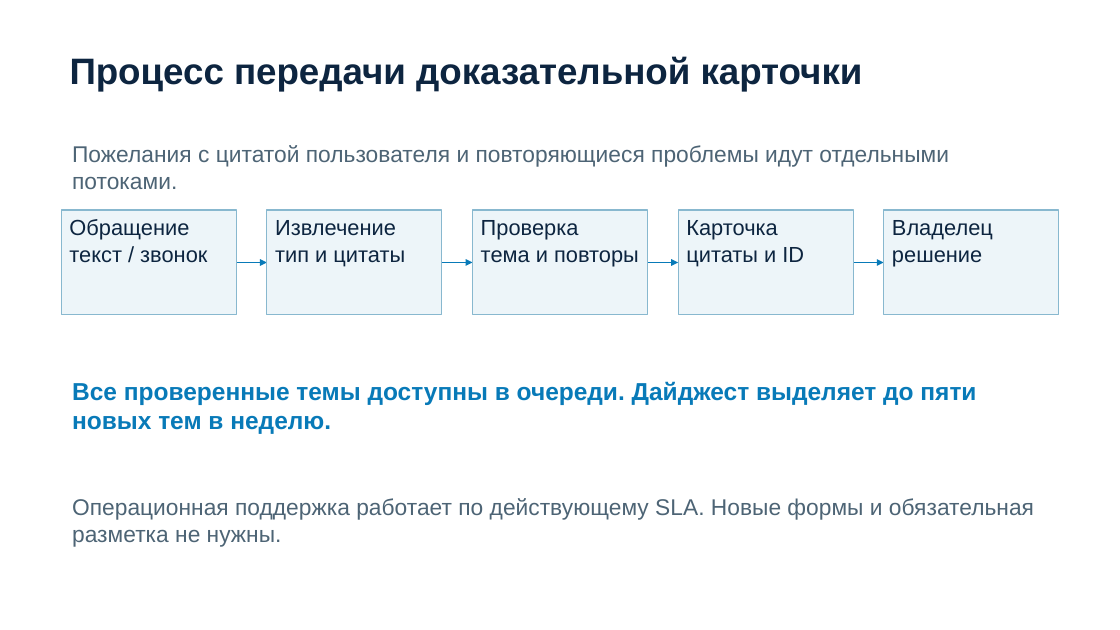
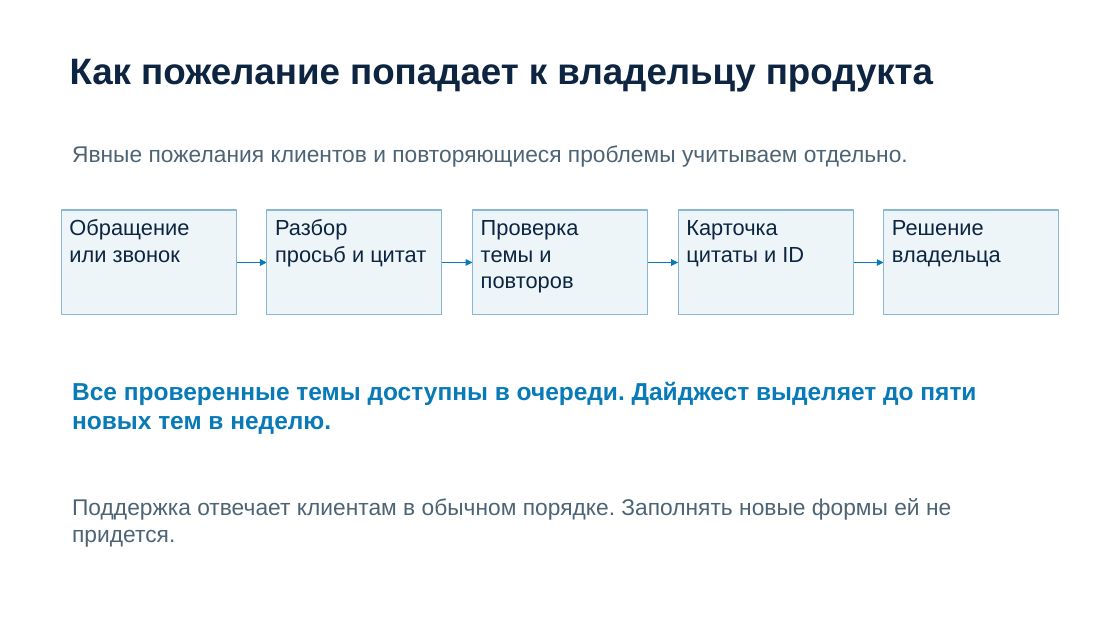
Before and after one commit to egorbaranos-max/intelligence-cup-feedback-agent, a slide deck: slide 3 of submission/presentation.pptx. Drawn at 1120x630 pixels with LibreOffice and Linux fonts; fonts in the diff are those of the drawing. Boxes give left, top, right and bottom in pixels: in the first picture for what was removed or moved away, otherwise in the second. Text is boxed around its words. In the diff, an @@ line names an element or a change of style, - is before the commit and + after.

```diff
--- a/submission/presentation.pptx
+++ b/submission/presentation.pptx
@@ text at bbox=[70, 58, 933, 91]: text changed @@
-Процесс передачи доказательной карточки
+Как пожелание попадает к владельцу продукта
@@ text at bbox=[72, 145, 908, 167]: text changed @@
-Пожелания с цитатой пользователя и повторяющиеся проблемы идут отдельными потоками.
+Явные пожелания клиентов и повторяющиеся проблемы учитываем отдельно.
@@ text in rectangle at bbox=[275, 219, 426, 266]: text changed @@
-Извлечение
-тип и цитаты
+Разбор
+просьб и цитат
@@ text in rectangle at bbox=[892, 220, 1001, 266]: text changed @@
-Владелец
-решение
+Решение
+владельца
@@ text in rectangle at bbox=[69, 250, 180, 263]: text changed @@
-текст / звонок
+или звонок
@@ text in rectangle at bbox=[481, 250, 574, 293]: text changed @@
-тема и повторы
+темы и повторов
@@ text at bbox=[72, 498, 951, 547]: text changed @@
-Операционная поддержка работает по действующему SLA. Новые формы и обязательная разметка не нужны.
+Поддержка отвечает клиентам в обычном порядке. Заполнять новые формы ей не придется.
```
Also in this commit, not shown: 9 other slides changed, 13 other files.
